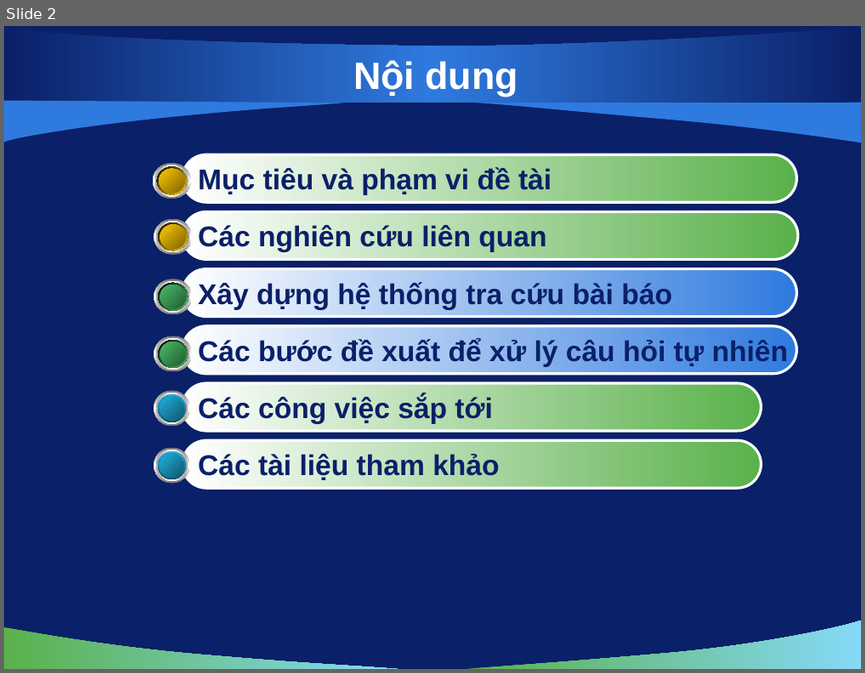
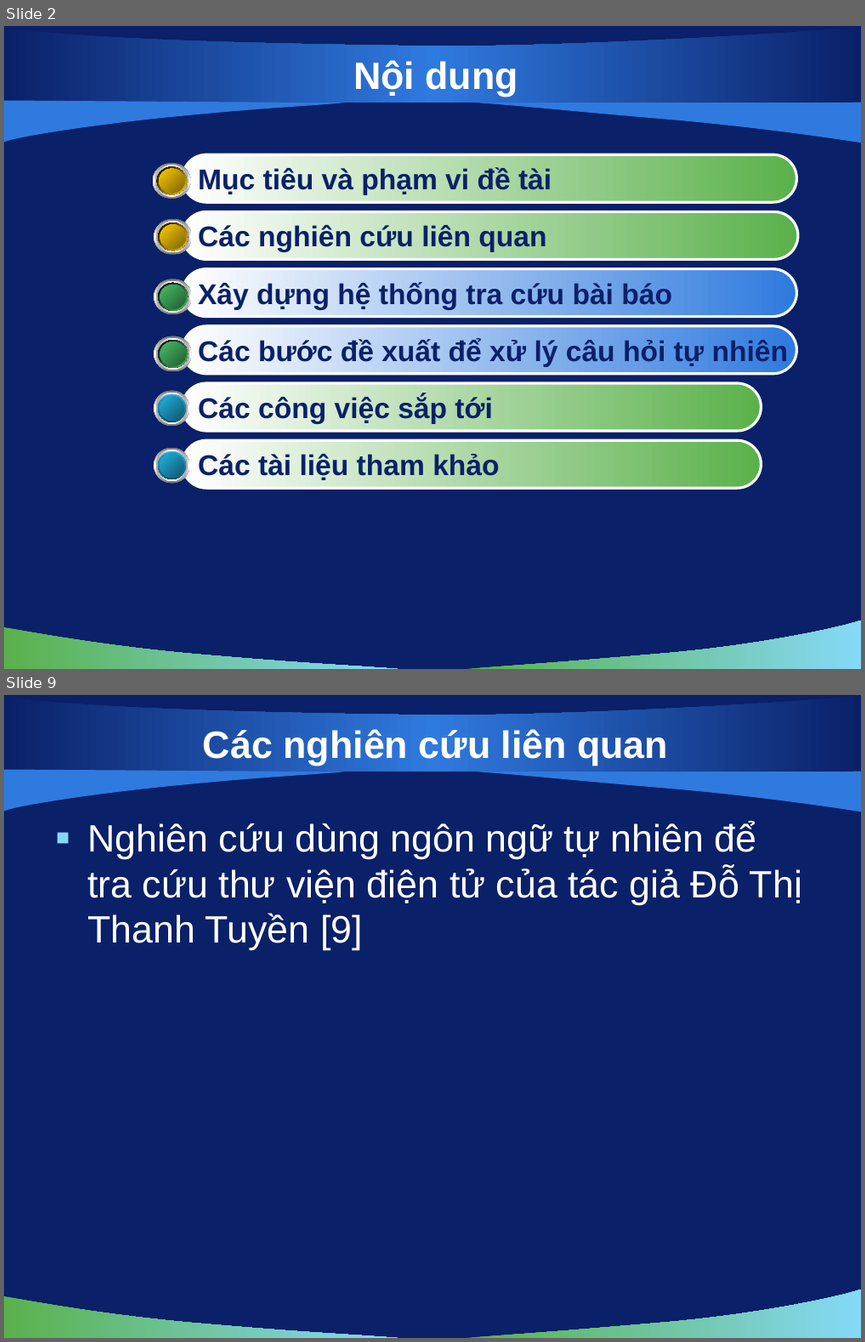
Before and after one commit to hungntit/filnalproject, a slide deck: De Cuong/bao cao 03-12-2010.pptx. Shown one above the other, each under a label of ours: slide 2 before the commit, slides 2 and 9 after it; the slides between them are not shown. The pictures are 865x673 and 865x1342 pixels, drawn with LibreOffice and Linux fonts; fonts in the diff are those of the drawing; background and template pictures are left out. Boxes give left, top, right and bottom in pixels: in the first picture for what was removed or moved away, otherwise in the second. Text is boxed around its words. In the diff, an @@ line names an element or a change of style, - is before the commit and + after.

```diff
--- a/De Cuong/bao cao 03-12-2010.pptx
+++ b/De Cuong/bao cao 03-12-2010.pptx
@@ slide 9 added at (x1=4, y1=695, x2=861, y2=1338), background picture (left out); not listed: 5 template elements that a slide beside it also shows @@
@@ title added at (x1=203, y1=729, x2=668, y2=766), 32 pt, text #FFFFFF, bold @@
+Các nghiên cứu liên quan
@@ text added at (x1=87, y1=822, x2=802, y2=950), 32 pt, text #FFFFFF @@
+▪ Nghiên cứu dùng ngôn ngữ tự nhiên để tra cứu thư viện điện tử của tác giả Đỗ Thị Thanh Tuyền [9]
```
Also in this commit, not shown: 1 slide changed, 10 other slides added.
